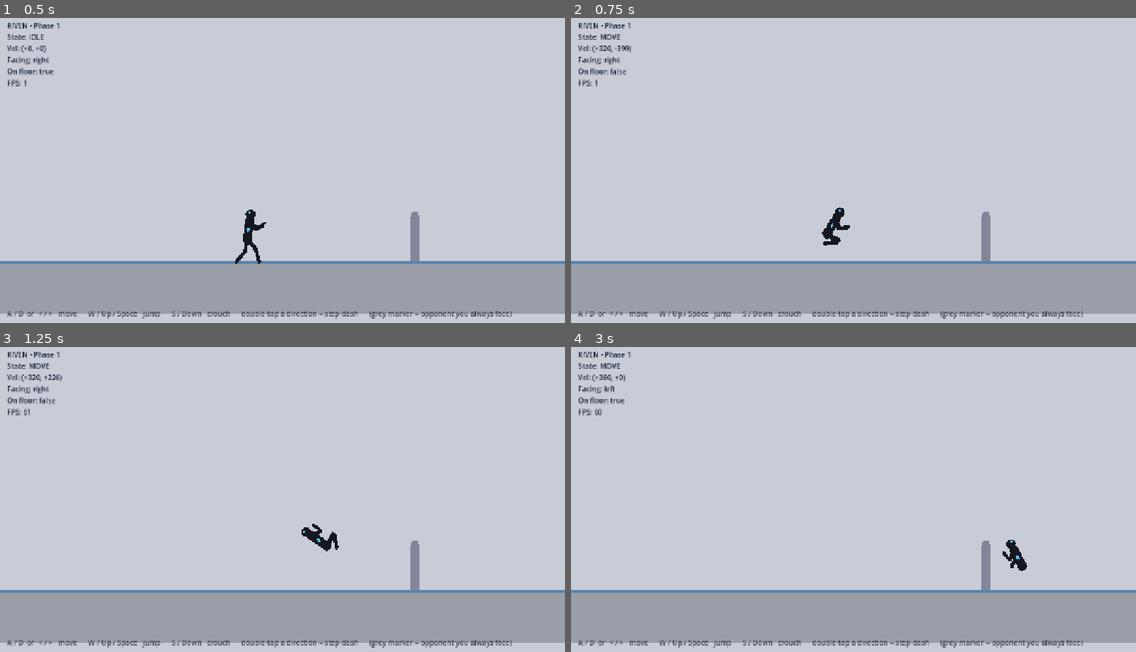
Above: before the commit, frames 1-4 (two rows, left to right).
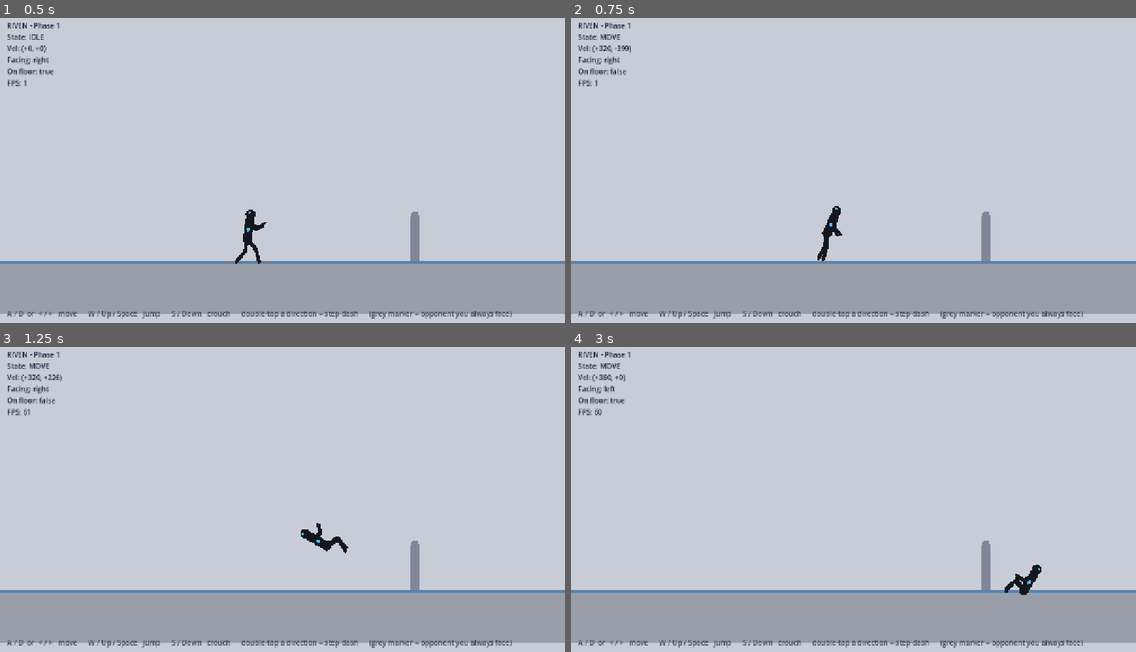
Above: after the commit, the same moments.

Repository: RJL-Marquez/RIVEN
Game: Godot game, scene res://scenes/Arena.tscn
The game is run twice, just before and just after one commit, with the same random seed, the same clock (stepped at 60 frames per second) and the same inputs.
Inputs:
- Up to frame 1 (0.5 s): no input
- Up to frame 2 (0.75 s): tap Enter at 0.5 s; hold D (move_right) from 0.53 s (still down); tap W (jump) at 0.6 s
- Up to frame 3 (1.25 s): keep holding D (move_right); tap W (jump) at 0.77, 1.07 s
- Up to frame 4 (3 s): tap J (attack) at 1.35 s; tap W (jump) at 1.52, 1.55, 1.82, 2.3 s; release D (move_right) at 2.03 s; hold A (move_left) 2.03-2.78 s; tap L (block) at 2.1 s; hold D (move_right) from 2.78 s (still down); tap S (crouch) at 2.85 s

Frame 1 is identical in both runs. In frame 2, 0.3% of the frame differs, in the area x 43-50%, y 61-80%; in frame 3, 0.2%; in frame 4, 0.5%, in the area x 76-84%, y 63-82%.

Commit message:
Phase 1: glued-hands handspring, grounded rolls, eased flip tuck
- Handspring now uses a glued-hands pivot: it rotates about the foot while
  upright, then about the HANDS fixed on the ground through a true handstand,
  then about the far foot. The body travels 2*L across the floor; that
  displacement is baked into the body at the end (no mid-move slide, no pop).
- Rolls are grounded: the body curls in (eased), tumbles along the floor with
  its lowest point riding the ground, then opens back out to stand.
- Airborne flips ease the tuck in toward the middle of the flip and back out
  before landing, instead of snapping to a full tuck at takeoff.

Co-Authored-By: Claude Opus 4.8 <noreply@anthropic.com>

Diff:
--- a/actors/fighter/fighter.gd
+++ b/actors/fighter/fighter.gd
@@ -35,6 +35,7 @@
 enum State { IDLE, WALK, CROUCH, PREJUMP, JUMP, MOVE, LAND }
 
 const MOVES := "res://actors/fighter/moves/"
+const HANDSPRING_TRAVEL := 264.0   # 2 * FighterRig.FLIP_LEN; baked in at move end
 
 var facing := 1
 var state: State = State.IDLE
@@ -187,7 +188,16 @@
 			rig.set_spin(0.0)
 			_set_state(State.LAND)
 	else:
-		if _state_time <= s.time:
+		if s.kind == "handspring":
+			# Travel comes from the glued-hands pivot geometry (the rig moves the
+			# visual across the floor); bake that displacement into the body at
+			# the end so the collision follows without a mid-move slide.
+			velocity.x = 0.0
+			if _state_time > s.time:
+				position.x += HANDSPRING_TRAVEL * float(_spin_sign)
+				rig.set_spin(0.0)
+				_set_state(State.IDLE)
+		elif _state_time <= s.time:
 			velocity.x = _dash_dir * s.speed
 		elif _state_time <= s.time + s.recovery:
 			velocity.x = 0.0
--- a/actors/fighter/fighter_rig.gd
+++ b/actors/fighter/fighter_rig.gd
@@ -31,7 +31,7 @@
 # max(0, -cos(angle)) so the leading end rides the ground and nothing clips
 # below it. FLIP_LEN = feet-to-overhead-hands; ROLL_LEN = tuck radius.
 const FLIP_LEN := 132.0
-const ROLL_R := 56.0          # ball radius for center-pivot rolls
+const ROLL_LEN := 56.0        # tumble length for grounded rolls
 
 # name, parent (""=rig root), pos (offset from parent origin), rest angle (deg),
 # limb length, limb width. Leg bone rotations are overridden each frame by IK.
@@ -79,32 +79,40 @@
 	_update_gait()
 
 	if _anim == "handspring":
-		# Back handspring: rotate about the body mid-point (flips in place
-		# instead of swinging off a pinned foot) and clamp the lowest end to the
-		# ground, so it passes through a true hands-down handstand with no clip
-		# and no teleport. Travel comes from the move's velocity.
+		# Back handspring with a glued-hands pivot: rotate about the foot while
+		# upright, then about the HANDS (fixed on the ground) through the
+		# handstand, then about the foot on the far side. The body travels 2*L
+		# across the floor; the fighter bakes that travel in at the end.
 		rotation = _spin
-		var half := FLIP_LEN * 0.5
-		position = Vector2(-half * sin(_spin), -FLIP_LEN * maxf(0.0, -cos(_spin)))
+		var L := FLIP_LEN
+		var sgn := signf(_spin) if absf(_spin) > 0.0001 else 1.0
+		var phi := fmod(absf(_spin), TAU)
+		if phi < PI * 0.5:
+			position = Vector2.ZERO
+		elif phi < PI * 1.5:
+			position = Vector2(sgn * L, 0.0) - Vector2(0.0, -L).rotated(_spin)
+		else:
+			position = Vector2(sgn * 2.0 * L, 0.0)
 		bones["pelvis"].position.y = -54.0
 		_handspring_legs()
 	elif _anim == "roll":
-		# Large ball rolling: the curled body rotates about its center, which
-		# rides at a constant height (the ball radius), so it rolls smoothly
-		# along the ground with no bob and no clipping. Travel comes from velocity.
+		# Grounded roll: the body curls in (eased), tumbles along the floor with
+		# its lowest point riding the ground, then opens back out to stand.
+		var tf := _spin_tuck()
 		rotation = _spin
-		var rc := Vector2(0.0, -ROLL_R)
-		position = rc - rc.rotated(_spin)
-		bones["pelvis"].position.y = -ROLL_R
-		_tuck_legs()
+		var half := ROLL_LEN * 0.5
+		position = Vector2(-half * sin(_spin), -ROLL_LEN * maxf(0.0, -cos(_spin)))
+		bones["pelvis"].position.y = -32.0
+		_curl_legs(tf)
 	elif _anim == "airflip":
-		# Airborne somersault: rotate the body about its own center (the body is
-		# lofted off the ground by the jump, so no ground clamp is needed).
+		# Airborne somersault about the body center; the tuck eases in to the
+		# middle of the flip and opens back out before landing.
+		var tf := _spin_tuck()
 		rotation = _spin
 		var c := Vector2(0.0, -50.0)
 		position = c - c.rotated(_spin)
 		bones["pelvis"].position.y = -50.0
-		_tuck_legs()
+		_curl_legs(tf)
 	else:
 		rotation = lerp_angle(rotation, 0.0, clampf(delta * 18.0, 0.0, 1.0))
 		position = position.lerp(Vector2.ZERO, clampf(delta * 18.0, 0.0, 1.0))
@@ -163,11 +171,17 @@
 	bones["upper_leg_" + prefix].rotation = sol.x
 	bones["lower_leg_" + prefix].rotation = sol.y
 
-func _tuck_legs() -> void:
-	# Tight diving / cannonball tuck: knees pulled to chest, shins folded in.
+func _curl_legs(tf: float) -> void:
+	# Tuck the legs in, scaled by tf (0 = extended, 1 = full diving tuck).
 	for side in ["front", "back"]:
-		bones["upper_leg_" + side].rotation = rest_rot["upper_leg_" + side] + deg_to_rad(-70.0)
-		bones["lower_leg_" + side].rotation = rest_rot["lower_leg_" + side] + deg_to_rad(135.0)
+		bones["upper_leg_" + side].rotation = rest_rot["upper_leg_" + side] + deg_to_rad(-70.0 * tf)
+		bones["lower_leg_" + side].rotation = rest_rot["lower_leg_" + side] + deg_to_rad(135.0 * tf)
+
+func _spin_tuck() -> float:
+	# Eases the tuck in toward the middle of a spin and back out: 0 at the
+	# start/end of the rotation, 1 at the halfway point.
+	var prog := clampf(absf(_spin) / TAU, 0.0, 1.0)
+	return sin(prog * PI)
 
 func _handspring_legs() -> void:
 	# Near-straight legs with a slight knee, for an arched handspring line.
@@ -261,22 +275,24 @@
 				"lower_arm_front": -4.0,
 			}
 		"airflip":
-			# Tuck in the air.
-			return {
-				"torso": 22.0,
-				"upper_arm_back": -72.0,
-				"lower_arm_back": -112.0,
-				"upper_arm_front": -72.0,
-				"lower_arm_front": -112.0,
+			# Tuck in the air, eased in toward the middle of the flip.
+			var tfa := _spin_tuck()
+			return {
+				"torso": 22.0 * tfa,
+				"upper_arm_back": -72.0 * tfa,
+				"lower_arm_back": -112.0 * tfa,
+				"upper_arm_front": -72.0 * tfa,
+				"lower_arm_front": -112.0 * tfa,
 			}
 		"roll":
-			# Curl tightly into a ball (head tucked toward the knees).
-			return {
-				"torso": 135.0,
-				"upper_arm_back": -60.0,
-				"lower_arm_back": -120.0,
-				"upper_arm_front": -60.0,
-				"lower_arm_front": -120.0,
+			# Curl the head toward the knees, eased in toward the middle of the roll.
+			var tfr := _spin_tuck()
+			return {
+				"torso": 135.0 * tfr,
+				"upper_arm_back": -60.0 * tfr,
+				"lower_arm_back": -120.0 * tfr,
+				"upper_arm_front": -60.0 * tfr,
+				"lower_arm_front": -120.0 * tfr,
 			}
 		_:  # idle — hands-up fighting guard + subtle breathing
 			var br := sin(t * 2.2) * 2.0
--- a/actors/fighter/moves/handspring.tres
+++ b/actors/fighter/moves/handspring.tres
@@ -5,8 +5,8 @@
 [resource]
 script = ExtResource("1_vwn1l")
 kind = "handspring"
-speed = 300.0
+speed = 0.0
 time = 0.5
-recovery = 0.12
+recovery = 0.1
 spin = 1.0
 anim = "handspring"
--- a/tools/make_dash_styles.gd
+++ b/tools/make_dash_styles.gd
@@ -9,7 +9,7 @@
 	DirAccess.make_dir_recursive_absolute(DIR)
 	#     file         kind          speed  time  recov  up     spin  anim
 	_save("lunge",      "lunge",      480.0, 0.22, 0.16,  0.0,   0.0,  "lunge")
-	_save("handspring", "handspring", 300.0, 0.50, 0.12,  0.0,   1.0,  "handspring")
+	_save("handspring", "handspring", 0.0,   0.50, 0.10,  0.0,   1.0,  "handspring")
 	_save("air_flip",   "airflip",    320.0, 0.0,  0.10,  420.0, 1.0,  "airflip")
 	_save("roll_fwd",   "roll",       340.0, 0.52, 0.14,  0.0,   1.0,  "roll")
 	_save("roll_back",  "roll",       360.0, 0.46, 0.12,  0.0,   1.0,  "roll")
